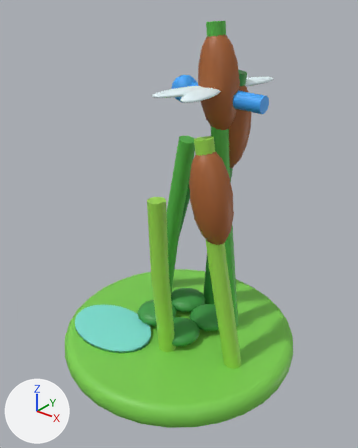
The FBX model EvolutionShop/Assets/EvolutionShop/Resources/Art/GrowthKit/DecorReeds.fbx: old version first, new version second.
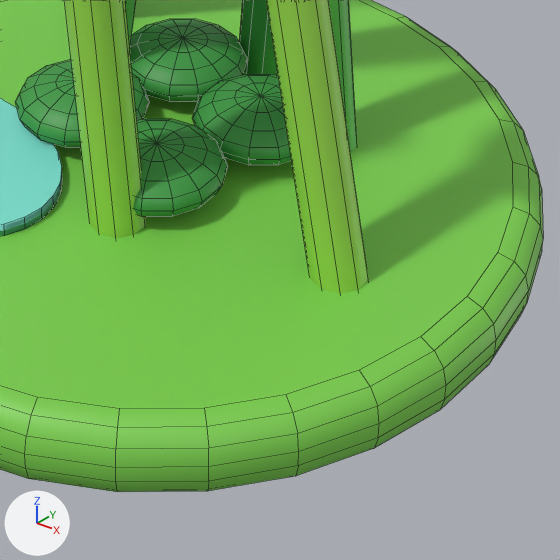
There are two pictures of each version: one whole from a 50 mm lens placed at (0.379, -0.473, 0.496), pointed at (0.006, -0.008, 0.207), one close up on the part from 37% to 83% of the width and 63% to 100% of the height. Lighting does not change. The marker at lower left points along +X, +Y and +Z. The older version's two pictures come first. The close-ups show mesh edges as thin lines. Where no turn or scale is listed for an object, it has been applied to the vertices. Vertices at exactly the same position are counted once.

Objects in the first close-up: 'DecorReeds mesh'.
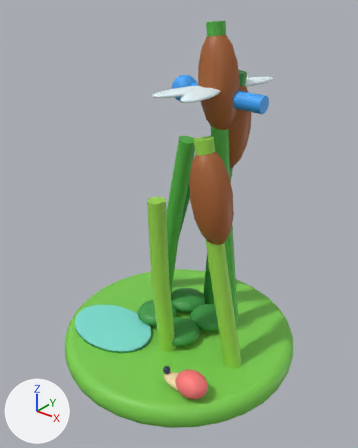
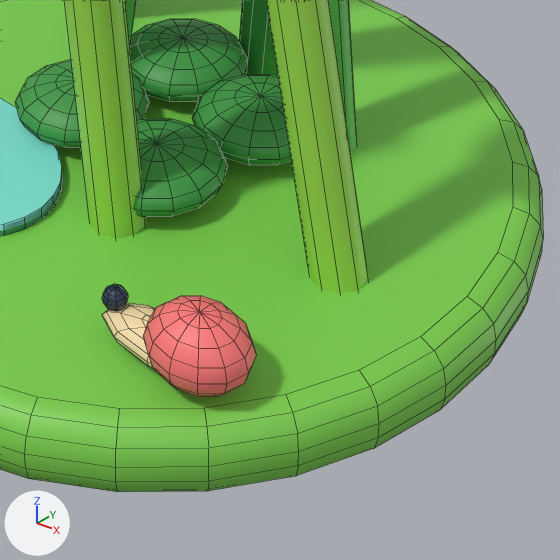
What the commit changed:
Material 'GK_Sand' (mat_gk_sand) is new.
Its base color is (0.93, 0.738, 0.423) (beige #f7dfae).
Material 'GK_Coral' (mat_gk_coral) is new.
Its base color is (1.0, 0.195, 0.195) (red #ff7a7a).
Material 'GK_Ink' (mat_gk_ink) is new.
Its base color is (0.0242, 0.0423, 0.0908) (dark blue #2b3a55).
me_cylinder_406 is used by ob_decorreeds_mesh; location (0.0, 0.0, 0.0).
me_cylinder_406 had 1762 vertices, 1894 faces and spanned x -0.17..0.17, y -0.17..0.17, z 0.0..0.456.
me_cylinder_406 now has 1978 vertices, 2134 faces and spans x -0.17..0.17, y -0.17..0.17, z 0.0..0.456.
me_cylinder_406 part 1: a new loose piece, a UV sphere (12 segments, 8 rings, poles along z) spanning x 0.078..0.122, y -0.118..-0.082, z 0.035..0.067, in mat_gk_coral (red #ff7a7a).
me_cylinder_406 part 2: a new loose piece, a UV sphere (10 segments, 8 rings, poles along z) spanning x 0.056..0.114, y -0.112..-0.088, z 0.036..0.05, in mat_gk_sand (beige #f7dfae).
me_cylinder_406 part 3: a new loose piece, a UV sphere (8 segments, 8 rings, poles along z) spanning x 0.055..0.065, y -0.105..-0.095, z 0.046..0.056, in mat_gk_ink (dark blue #2b3a55).
me_cylinder_406 gains material mat_gk_coral (red #ff7a7a).
me_cylinder_406 gains material mat_gk_sand (beige #f7dfae).
me_cylinder_406 gains material mat_gk_ink (dark blue #2b3a55).

What differs and where, as boxes (x1, y1, x2, y2) in the close-ups (560 x 560 px):
part 1 of me_cylinder_406, added (red): after (143, 296, 256, 396)
part 2 of me_cylinder_406, added (beige): after (102, 303, 155, 368)
part 3 of me_cylinder_406, added: after (102, 284, 128, 311)
